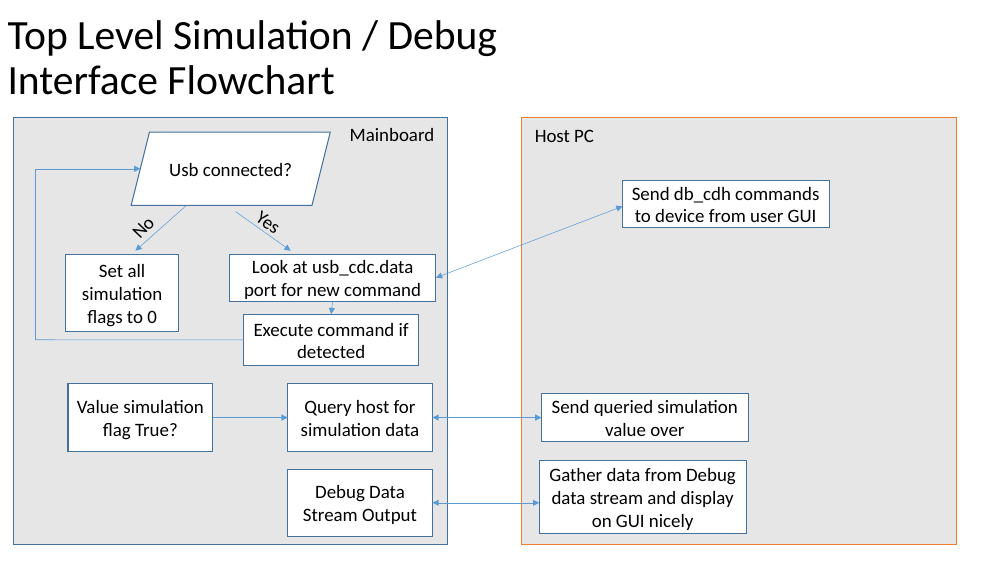
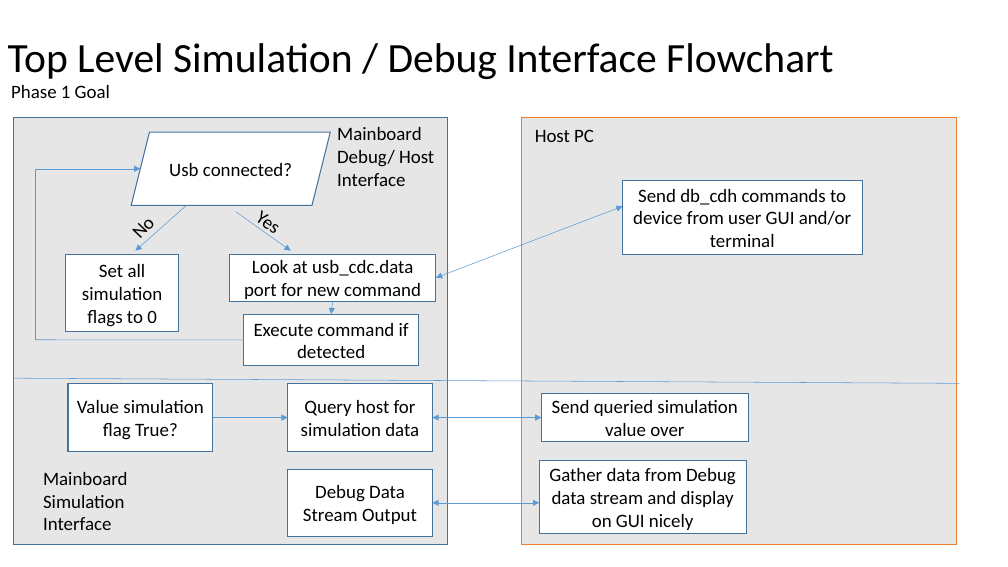
Before and after one commit to erichtang/mainboard, a slide deck: slide 21 of software/foras-promineo/Foras Promineo Software Primer.pptx (slide 18 before the commit). Drawn at 1008x567 pixels with LibreOffice and Linux fonts; fonts in the diff are those of the drawing. Boxes give left, top, right and bottom in pixels: in the first picture for what was removed or moved away, otherwise in the second. Text is boxed around its words. In the diff, an @@ line names an element or a change of style, - is before the commit and + after.

```diff
--- a/software/foras-promineo/Foras Promineo Software Primer.pptx
+++ b/software/foras-promineo/Foras Promineo Software Primer.pptx
@@ title "Top Level Simulation / Debug ..." rewrapped from (x1=8, y1=20, x2=497, y2=95) to (x1=8, y1=43, x2=833, y2=79) @@
@@ text added at (x1=11, y1=85, x2=110, y2=98), 18 pt, text #000000 @@
+Phase 1 Goal
@@ text "Mainboard" moved from (x1=350, y1=128, x2=435, y2=141) to (x1=337, y1=127, x2=434, y2=186) @@
@@ text at (x1=337, y1=150, x2=434, y2=186): paragraph added @@
+Debug/ Host Interface
@@ rectangle "Send db_cdh commands to device ..." resized from (x1=622, y1=181, x2=829, y2=228) to (x1=622, y1=181, x2=862, y2=255) @@
@@ text in rectangle at (x1=633, y1=189, x2=851, y2=247): text changed @@
-Send db_cdh commands to device from user GUI
+Send db_cdh commands to device from user GUI and/or terminal
@@ line added from (14, 378) to (960, 383), #5B9BD5 0.5 pt @@
@@ text added at (x1=43, y1=472, x2=128, y2=530), 18 pt, text #000000 @@
+Mainboard
+Simulation Interface
```
Also in this commit, not shown: 25 other slides changed, 10 slides added, 4 slides removed, 10 other files.
